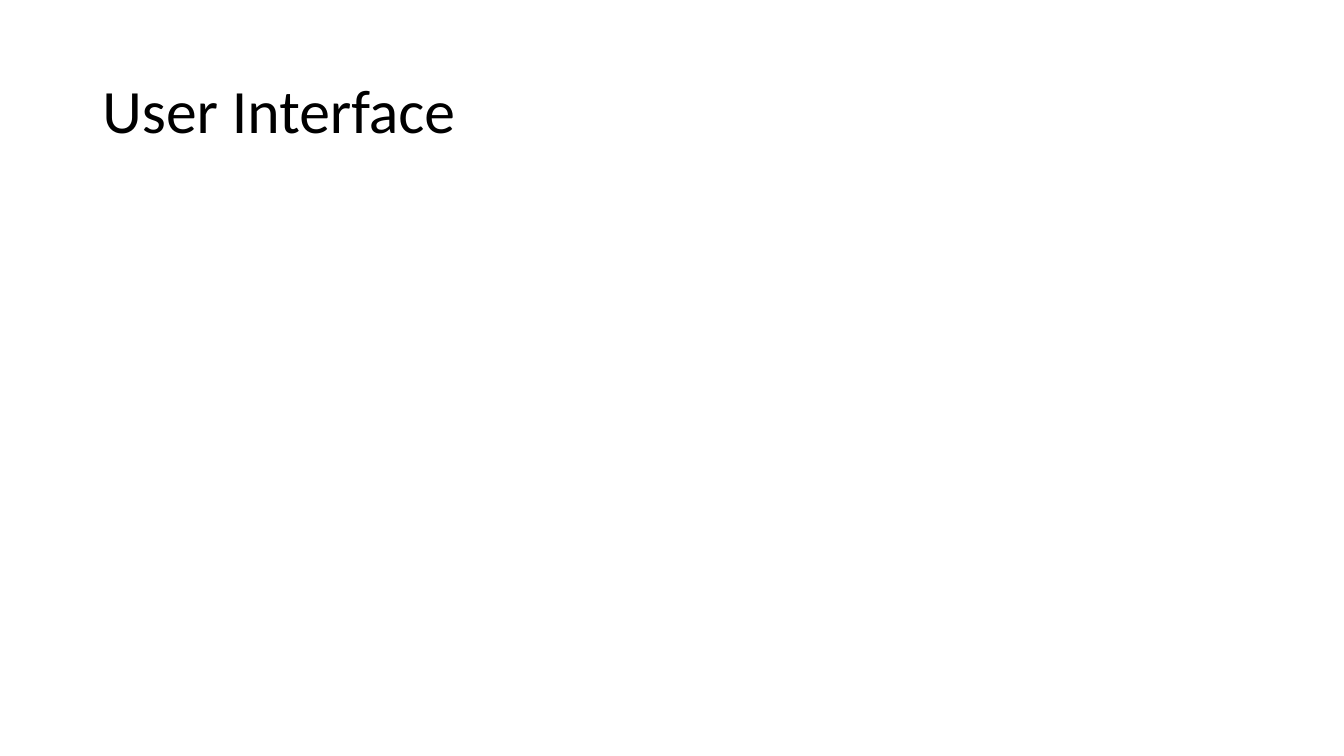
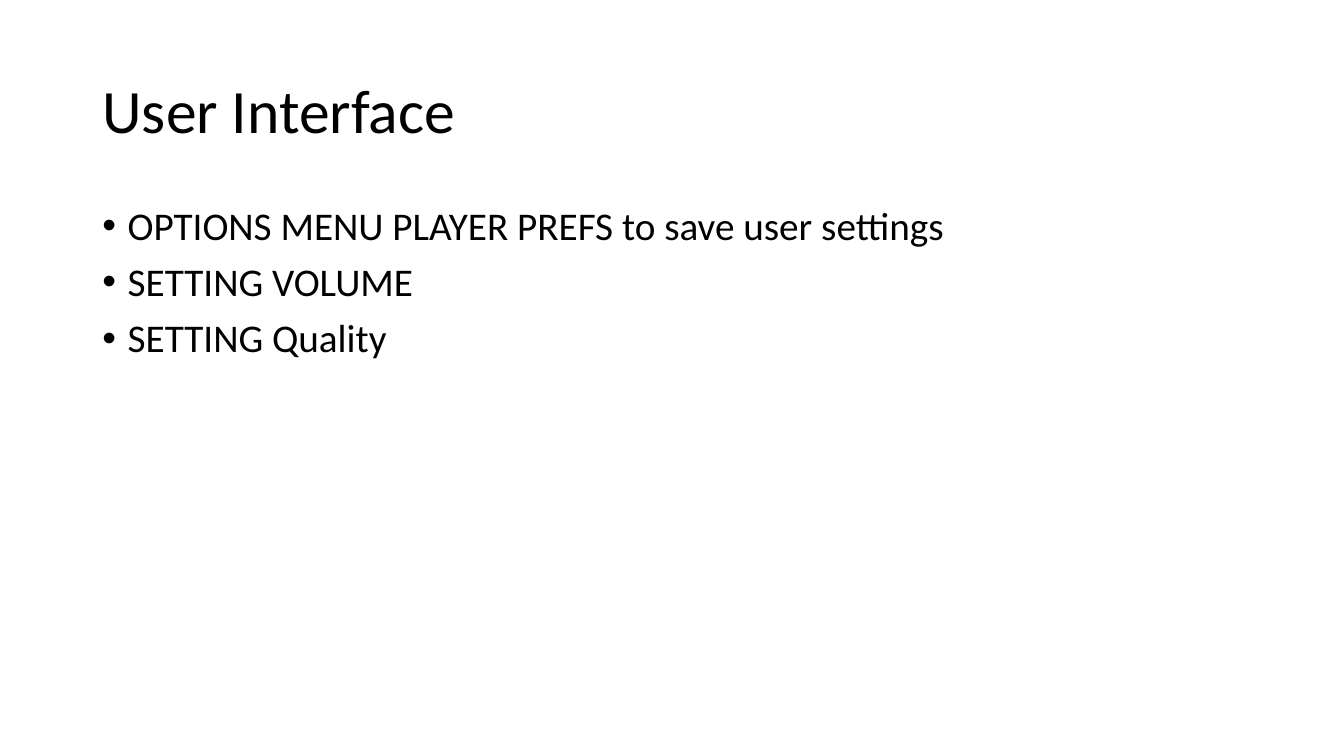
Before and after one commit to JoshEduGithub/ResubmissionworkMobileGames, a slide deck: slide 13 of MobileGameDev-Re/DraftPresentation.pptx. Drawn at 1344x756 pixels with LibreOffice and Linux fonts; fonts in the diff are those of the drawing. Boxes give left, top, right and bottom in pixels: in the first picture for what was removed or moved away, otherwise in the second. Text is boxed around its words. In the diff, an @@ line names an element or a change of style, - is before the commit and + after.

Commit message:
Save file
userdata. Players settings are saved when changing scene
slider and dropdown

```diff
--- a/MobileGameDev-Re/DraftPresentation.pptx
+++ b/MobileGameDev-Re/DraftPresentation.pptx
@@ text added at bbox=[128, 213, 943, 359], 28 pt, text #000000 @@
+• OPTIONS MENU PLAYER PREFS to save user settings
+• SETTING VOLUME
+• SETTING Quality
```
Also in this commit, not shown: 5 other files.
